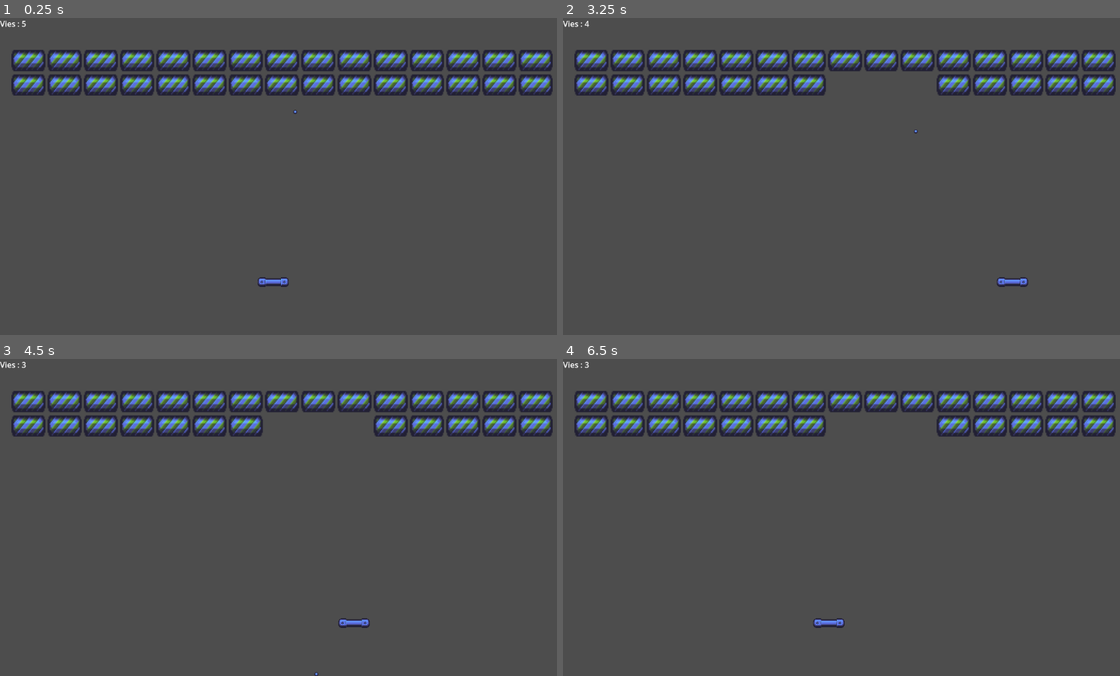
Above: before the commit, frames 1-4 (two rows, left to right).
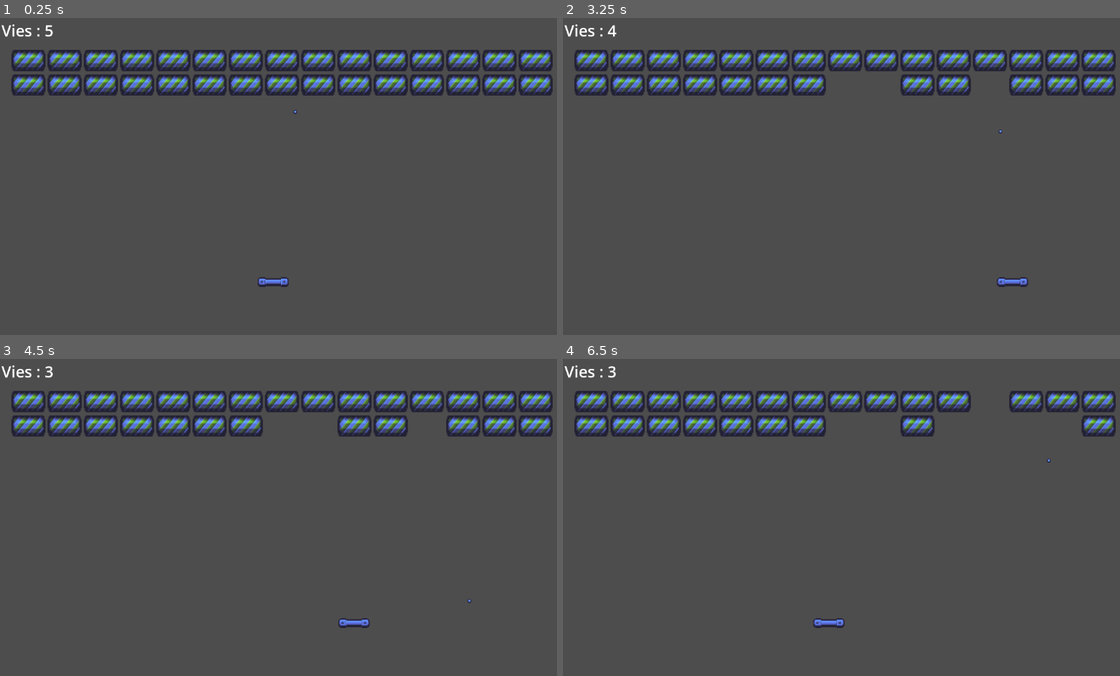
Above: after the commit, the same moments.

Repository: ClvSimon/Programmation-Multimedia
Game: Godot game, scene res://main.tscn
The game is run twice, just before and just after one commit, with the same random seed, the same clock (stepped at 60 frames per second) and the same inputs.
Inputs:
- Up to frame 1 (0.25 s): no input
- Up to frame 2 (3.25 s): hold Right (p1_right) 0.53-1.28 s; hold Left (p1_left) 1.28-2.03 s; hold Right (p1_right) from 2.03 s (still down)
- Up to frame 3 (4.5 s): release Right (p1_right) at 3.53 s; hold Left (p1_left) from 3.53 s (still down)
- Up to frame 4 (6.5 s): release Left (p1_left) at 5.78 s; hold Right (p1_right) from 5.78 s (still down)

The runs differ from the first frame. In frame 1, 0.2% of the frame differs, in the area x 0-10%, y 0-7%; in frame 2, 0.9%; in frame 3, 0.9%; in frame 4, 2.4%, in the area x 0-93%, y 0-33%.

Commit message:
ajout menu gagné

Diff:
--- a/balle/Control_balle.gd
+++ b/balle/Control_balle.gd
@@ -26,7 +26,8 @@
 	sleeping = false
 
 	var direction_x = randf_range(-0.5, 0.5)
-	var direction_y = 1 if randf() < 0.5 else -1
+	var direction_y = -1  # toujours vers le haut
+
 	var direction_depart = Vector2(direction_x, direction_y).normalized()
 
 	apply_central_impulse(direction_depart * vitesse_max)
--- a/bricks/bricks.tscn
+++ b/bricks/bricks.tscn
@@ -1,6 +1,7 @@
-[gd_scene load_steps=4 format=3 uid="uid://xnuatl4dvlel"]
+[gd_scene load_steps=5 format=3 uid="uid://xnuatl4dvlel"]
 
 [ext_resource type="Texture2D" uid="uid://bll5jv34mju08" path="res://bricks/Bricks1.tres" id="1_m6s0d"]
+[ext_resource type="Script" uid="uid://dy1im1fhbvicl" path="res://bricks/niveau_1.gd" id="1_r86sl"]
 [ext_resource type="Script" uid="uid://cea73gptnmawc" path="res://bricks/static_body_2d.gd" id="3_r86sl"]
 
 [sub_resource type="RectangleShape2D" id="RectangleShape2D_m6s0d"]
@@ -9,6 +10,7 @@
 [node name="Bricks" type="Node2D"]
 
 [node name="Niveau1" type="Node2D" parent="."]
+script = ExtResource("1_r86sl")
 
 [node name="StaticBody2D" type="StaticBody2D" parent="Niveau1"]
 position = Vector2(9, 49)
--- /dev/null
+++ b/bricks/niveau_1.gd
@@ -0,0 +1,52 @@
+extends Node2D
+
+var briques_restantes: int = 30
+var ui_victoire: Control
+
+func _ready():
+	connecter_briques()
+
+func connecter_briques():
+	for enfant in get_children():
+		if enfant.has_signal("brick_destroyed"):
+			enfant.brick_destroyed.connect(_on_brick_destroyed)
+
+	print("Total de briques au départ : ", briques_restantes)
+
+func _on_brick_destroyed():
+	briques_restantes -= 1
+	print("Brique détruite ! Restantes : ", briques_restantes)
+
+	if briques_restantes <= 0:
+		victoire()
+
+func victoire():
+	print("🎉 VICTOIRE !")
+
+	# Mettre le jeu en pause
+	get_tree().paused = true
+
+	# UI de victoire
+	ui_victoire = Control.new()
+	ui_victoire.process_mode = Node.PROCESS_MODE_ALWAYS
+	add_child(ui_victoire)
+
+	# Label
+	var label = Label.new()
+	label.text = "VICTOIRE !"
+	label.add_theme_font_size_override("font_size", 64)
+	label.modulate = Color.YELLOW
+	label.position = Vector2(350, 250)
+	ui_victoire.add_child(label)
+
+	# Bouton Rejouer
+	var bouton = Button.new()
+	bouton.text = "Rejouer"
+	bouton.position = Vector2(400, 350)
+	bouton.size = Vector2(200, 60)
+	bouton.pressed.connect(_on_rejouer_pressed)
+	ui_victoire.add_child(bouton)
+
+func _on_rejouer_pressed():
+	get_tree().paused = false
+	get_tree().reload_current_scene()
--- a/vie/nb_vie.tscn
+++ b/vie/nb_vie.tscn
@@ -5,6 +5,8 @@
 [node name="NbVie" type="CanvasLayer"]
 
 [node name="Vies" type="Label" parent="."]
-offset_right = 40.0
-offset_bottom = 23.0
+offset_left = 3.0
+offset_top = 3.0
+offset_right = 83.0
+offset_bottom = 33.0
 script = ExtResource("1_o5g16")
--- a/vie/vies.gd
+++ b/vie/vies.gd
@@ -5,25 +5,24 @@
 
 func _ready():
 	vies = vies_max
+	add_theme_font_size_override("font_size", 32) # 👈 taille du texte
 	mettre_a_jour()
 
 func mettre_a_jour():
 	text = "Vies : " + str(vies)
 
-# Appelée quand la balle tombe
 func perdre_une_vie(balle):
 	vies -= 1
 	mettre_a_jour()
 
-	if vies > 0:  # ← Changé de <= 0 à > 0
+	if vies > 0:
 		balle.repositionner()
 	else:
 		game_over()
 
 func game_over():
 	text = "GAME OVER"
-	# Attendre un peu avant de mettre en pause ou de recommencer
+	add_theme_font_size_override("font_size", 48) # 👈 plus gros pour le game over
+
 	await get_tree().create_timer(2.0).timeout
 	get_tree().paused = true
-	# OU pour recommencer automatiquement :
-	# get_tree().reload_current_scene()
Not shown, added: bricks/niveau_1.gd.uid
Not shown, changed: export_presets.cfg
